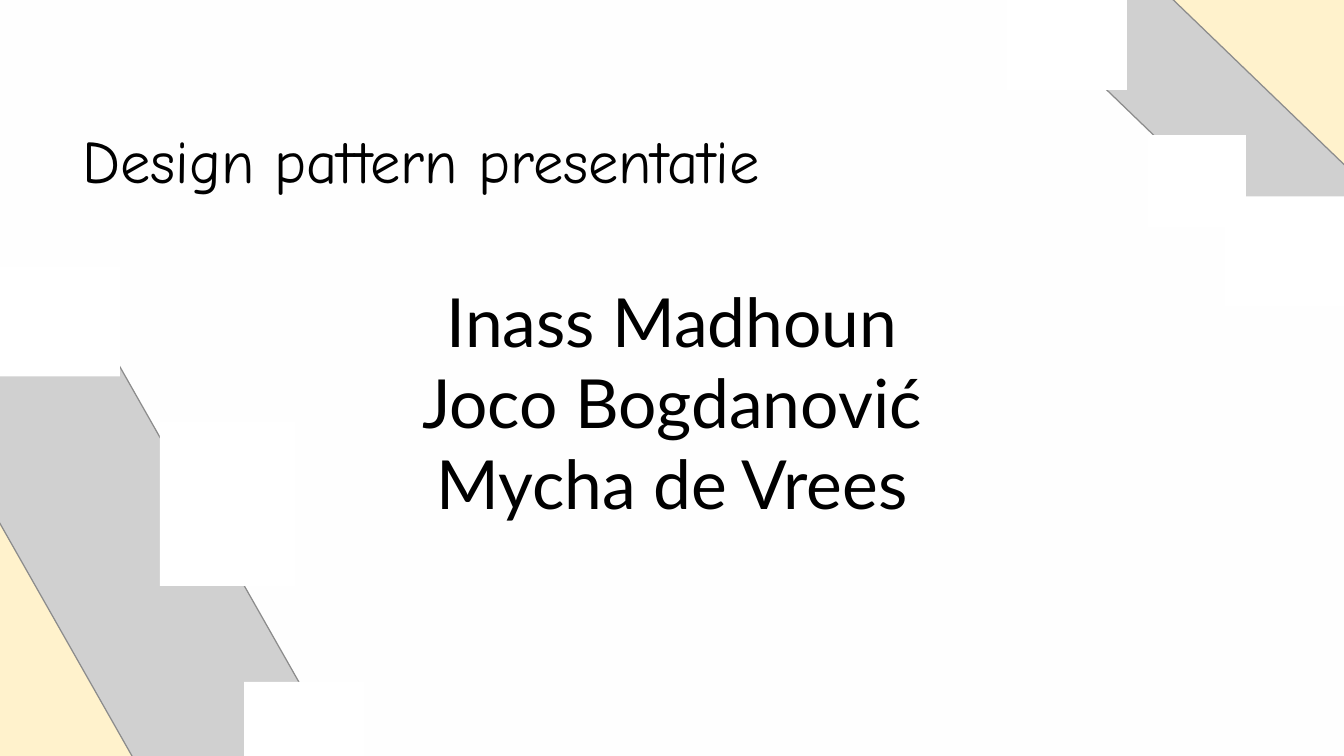
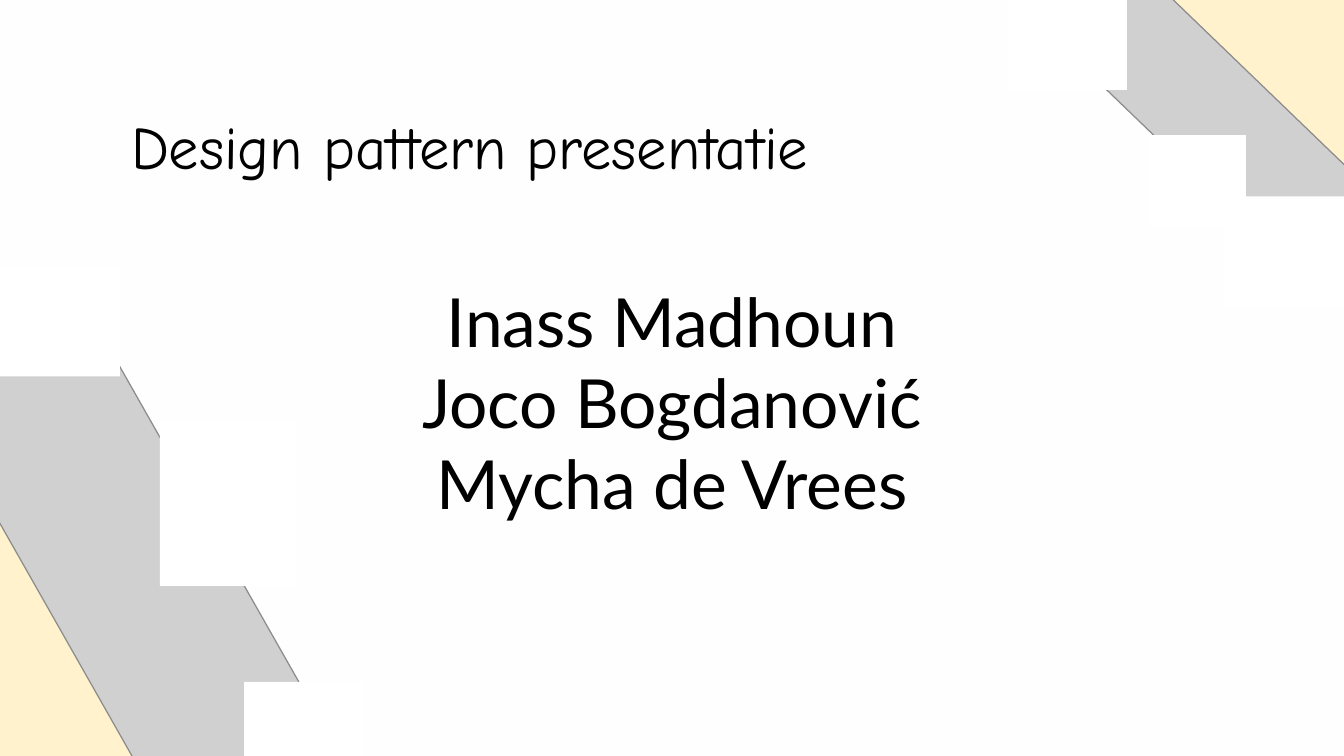
Before and after one commit to Fontys-Project/designpattern-poc, a slide deck: slide 1 of Presentatie design pattern.pptx. Drawn at 1344x756 pixels with LibreOffice and Linux fonts; fonts in the diff are those of the drawing; grey boxes stand for pictures. Boxes give left, top, right and bottom in pixels: in the first picture for what was removed or moved away, otherwise in the second. Text is boxed around its words. In the diff, an @@ line names an element or a change of style, - is before the commit and + after.

```diff
--- a/Presentatie design pattern.pptx
+++ b/Presentatie design pattern.pptx
@@ text "Design pattern presentatie": place and size @@
-text "Design pattern presentatie" at [83, 142, 759, 195]
+text "Design pattern presentatie" at [131, 128, 808, 181]
```
Also in this commit, not shown: 6 other slides changed.
